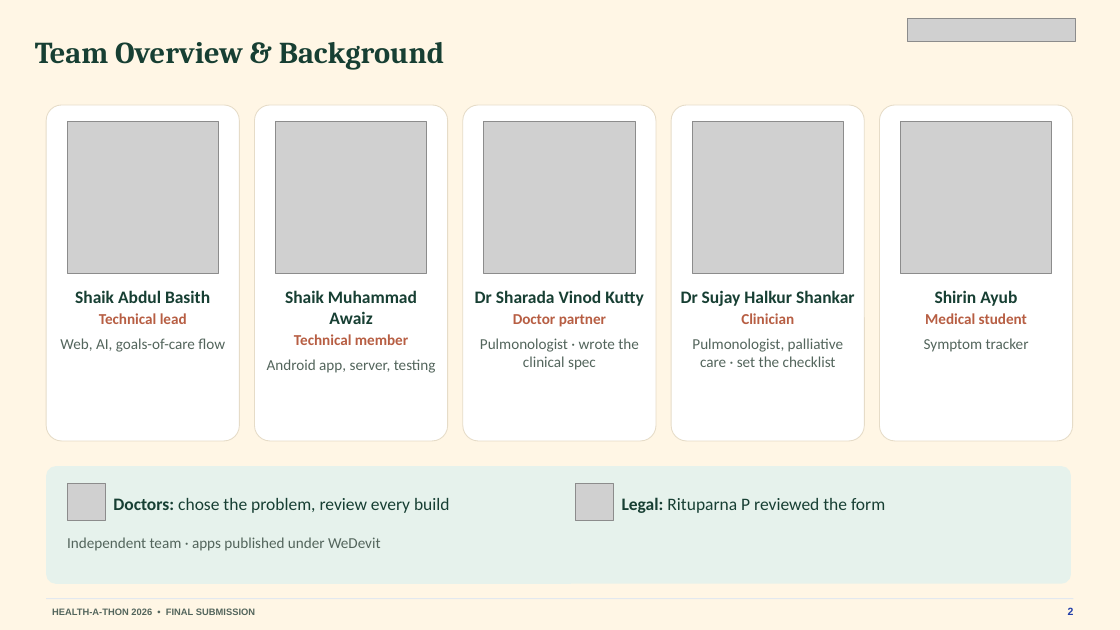
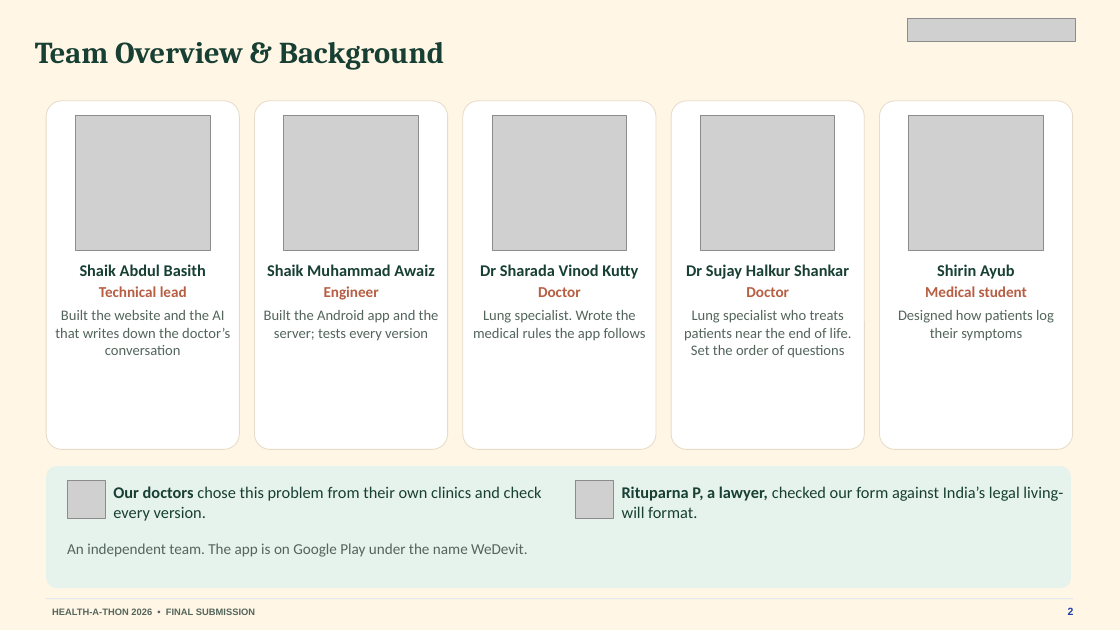
Before and after one commit to basithladdu/healthathon, a slide deck: slide 2 of output/final-submission/Sahara-Final-Presentation.pptx. Drawn at 1120x630 pixels with LibreOffice and Linux fonts; fonts in the diff are those of the drawing; grey boxes stand for pictures. Boxes give left, top, right and bottom in pixels: in the first picture for what was removed or moved away, otherwise in the second. Text is boxed around its words. In the diff, an @@ line names an element or a change of style, - is before the commit and + after.

```diff
--- a/output/final-submission/Sahara-Final-Presentation.pptx
+++ b/output/final-submission/Sahara-Final-Presentation.pptx
@@ rounded rectangle: place and size @@
-rounded rectangle at [46,105,239,441]
+rounded rectangle at [46,101,239,450]
@@ picture: place and size @@
-picture at [67,122,218,273]
+picture at [76,116,210,250]
@@ rounded rectangle: place and size @@
-rounded rectangle at [255,105,448,441]
+rounded rectangle at [255,101,448,450]
@@ picture: place and size @@
-picture at [276,122,427,273]
+picture at [284,116,418,250]
@@ rounded rectangle: place and size @@
-rounded rectangle at [463,105,656,441]
+rounded rectangle at [463,101,656,450]
@@ picture: place and size @@
-picture at [484,122,635,273]
+picture at [492,116,627,250]
@@ rounded rectangle: place and size @@
-rounded rectangle at [671,105,865,441]
+rounded rectangle at [671,101,865,450]
@@ picture: place and size @@
-picture at [692,122,844,273]
+picture at [701,116,835,250]
@@ rounded rectangle: place and size @@
-rounded rectangle at [880,105,1073,441]
+rounded rectangle at [880,101,1073,450]
@@ picture: place and size @@
-picture at [901,122,1052,273]
+picture at [909,116,1044,250]
@@ text "Shaik Abdul Basith": place and size @@
-text "Shaik Abdul Basith" at [60,290,225,352]
+text "Shaik Abdul Basith" at [55,264,230,355]
@@ text at [80,264,206,297]: size 15 to 14 pt in "Shaik Abdul Basith"; less space between paragraphs @@
@@ text "Shaik Muhammad Awaiz": place and size @@
-text "Shaik Muhammad Awaiz" at [267,290,436,373]
+text "Shaik Muhammad Awaiz" at [264,264,439,341]
@@ text at [267,264,435,276]: size 15 to 14 pt in "Shaik Muhammad Awaiz" @@
@@ text "Dr Sharada Vinod Kutty": place and size @@
-text "Dr Sharada Vinod Kutty" at [475,290,643,370]
+text "Dr Sharada Vinod Kutty" at [473,264,646,341]
@@ text at [480,264,638,279]: size 15 to 14 pt in "Dr Sharada Vinod Kutty" @@
@@ text "Dr Sujay Halkur Shankar": place and size @@
-text "Dr Sujay Halkur Shankar" at [681,290,855,367]
+text "Dr Sujay Halkur Shankar" at [684,264,852,358]
@@ text at [686,264,849,279]: size 15 to 14 pt in "Dr Sujay Halkur Shankar" @@
@@ text "Shirin Ayub": place and size @@
-text "Shirin Ayub" at [924,290,1029,352]
+text "Shirin Ayub" at [898,264,1054,341]
@@ text at [925,264,1027,297]: size 15 to 14 pt in "Shirin Ayub"; less space between paragraphs @@
@@ text at [264,286,439,341]: text changed; size 13 to 12.5 pt @@
-Technical member
-Android app, server, testing
+Engineer
+Built the Android app and the server; tests every version
@@ text at [473,287,646,341]: text changed; size 13 to 12.5 pt @@
-Doctor partner
-Pulmonologist · wrote the clinical spec
+Doctor
+Lung specialist. Wrote the medical rules the app follows
@@ text at [684,287,852,358]: text changed; size 13 to 12.5 pt @@
-Clinician
-Pulmonologist, palliative care · set the checklist
+Doctor
+Lung specialist who treats patients near the end of life. Set the order of questions
@@ text at [55,310,230,355]: text changed; size 13 to 12.5 pt @@
-Web, AI, goals-of-care flow
+Built the website and the AI that writes down the doctor’s conversation
@@ text at [898,310,1054,341]: text changed; size 13 to 12.5 pt @@
-Symptom tracker
+Designed how patients log their symptoms
@@ rounded rectangle: place and size @@
-rounded rectangle at [46,466,1071,584]
+rounded rectangle at [46,466,1071,588]
@@ text at [113,486,542,521]: text changed; size 15 to 14 pt @@
-Doctors: chose the problem, review every build
+Our doctors chose this problem from their own clinics and check every version.
@@ text at [622,486,1063,518]: text changed; size 15 to 14 pt @@
-Legal: Rituparna P reviewed the form
+Rituparna P, a lawyer, checked our form against India’s legal living-will format.
@@ text at [67,543,527,557]: text changed @@
-Independent team · apps published under WeDevit
+An independent team. The app is on Google Play under the name WeDevit.
```
Also in this commit, not shown: 12 other slides changed, 8 other files.
